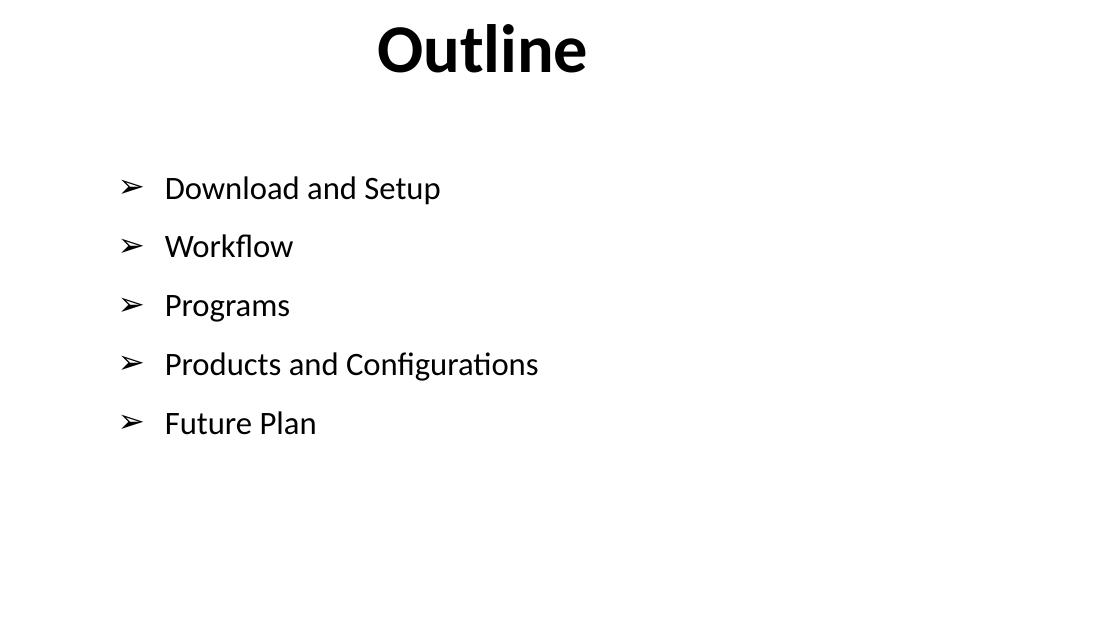
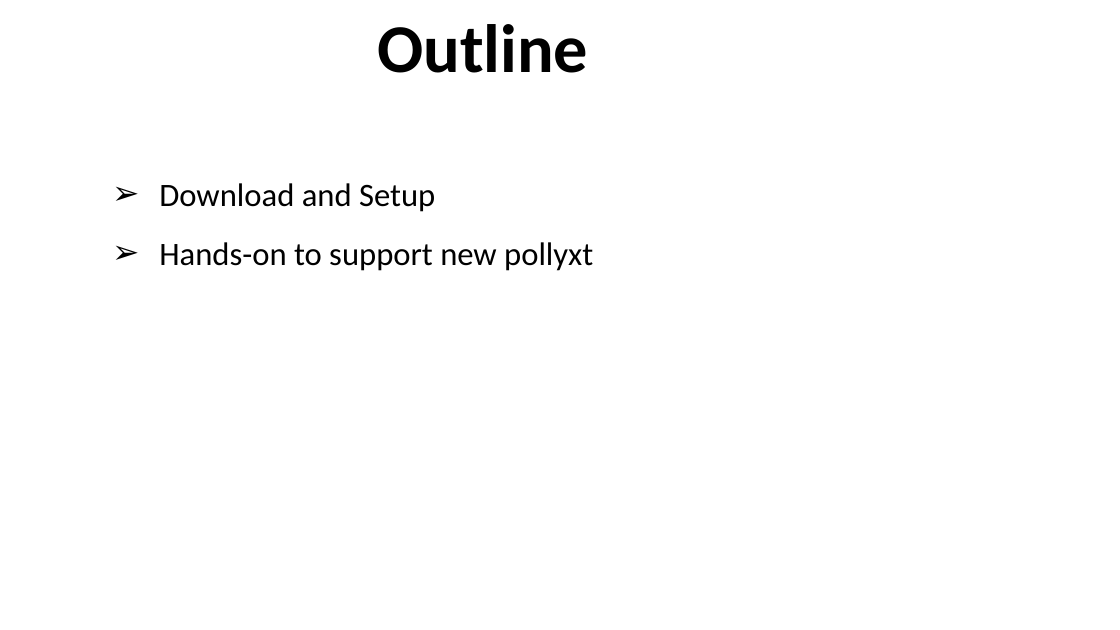
Before and after one commit to PollyNET/Pollynet_Processing_Chain, a slide deck: slide 2 of doc/Pollynet_Processing_Chain.pptx. Drawn at 1120x630 pixels with LibreOffice and Linux fonts; fonts in the diff are those of the drawing; background and template pictures are left out. Boxes give left, top, right and bottom in pixels: in the first picture for what was removed or moved away, otherwise in the second. Text is boxed around its words. In the diff, an @@ line names an element or a change of style, - is before the commit and + after.

```diff
--- a/doc/Pollynet_Processing_Chain.pptx
+++ b/doc/Pollynet_Processing_Chain.pptx
@@ text "Download and Setup": place and size @@
-text "Download and Setup" at <box>165,176,539,435</box>
+text "Download and Setup" at <box>159,183,593,271</box>
@@ text at <box>159,242,593,271</box>: text changed @@
-➢ Workflow
-➢ Programs
-➢ Products and Configurations
-➢ Future Plan
+➢ Hands-on to support new pollyxt
```
Also in this commit, not shown: 1 other slide changed, 5 slides added, 1 other file.
